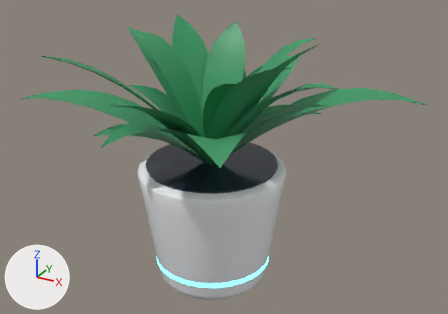
What one commit did to the glTF model assets/models/stations/plant.glb.
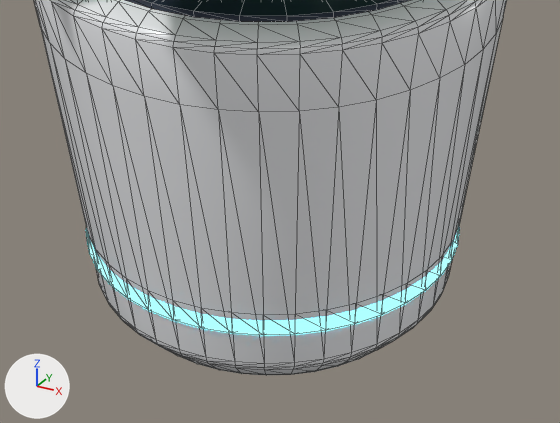
Old and new are each drawn whole from a camera (50 mm lens) standing at (1.239, -2.144, 1.69) and looking at (0.084, -0.045, 0.641) and again close up on the part from 29% to 67% of the width and 60% to 100% of the height. Every picture has the same lights, and +X, +Y and +Z are marked at lower left. The older version's two pictures come first. The close-ups show mesh edges as thin lines.

The older version as bpy lines, for what is in view:
```python
mat_glowcyan = principled_material('GlowCyan')
mat_glowcyan.base_color = (0.05, 0.72, 1.0)  # cyan #3fddff
mat_glowcyan.roughness = 0.3
mat_glowcyan.emission_color = (0.05, 0.72, 1.0)  # cyan #3fddff
mat_glowcyan.emission_strength = 8.0
me_plant = bpy.data.meshes.new('plant')
me_plant.from_pydata(...)  # 1109 vertices, 1922 faces; spans x -0.79..0.8, y -0.75..0.51, z 0.0..1.17
# faces by material slot: [880, 320, 128, 594]
me_plant.materials.append(mat_pot)  # white #f3f5f7
me_plant.materials.append(mat_glowcyan)  # cyan #3fddff, glowing cyan #3fddff
me_plant.materials.append(mat_paneldark)  # dark blue #2c3545
me_plant.materials.append(mat_leaf)  # green #389965
ob_plant = bpy.data.objects.new('plant', me_plant)
ob_plant.location = (0.0, 0.0, 0.0)
```
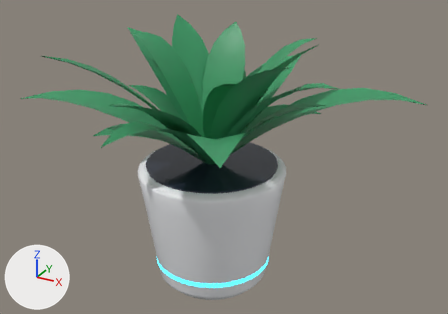
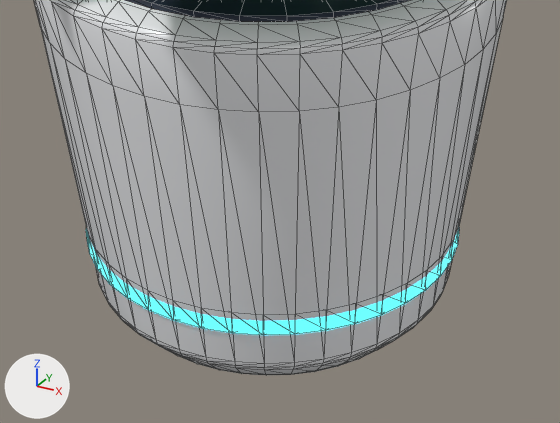
Where the change shows, as pixel boxes (x1, y1, x2, y2) in the close-ups (560 x 423 px):
```json
{"object": "plant", "change": "surface changed", "before": [86, 225, 459, 341], "after": [86, 225, 459, 341]}
```

Edits to the scene script, one JSON object a line:
```json
{"op": "set", "path": "mat_glowcyan.emission_strength", "old": "8.0", "new": "2.6"}
```
